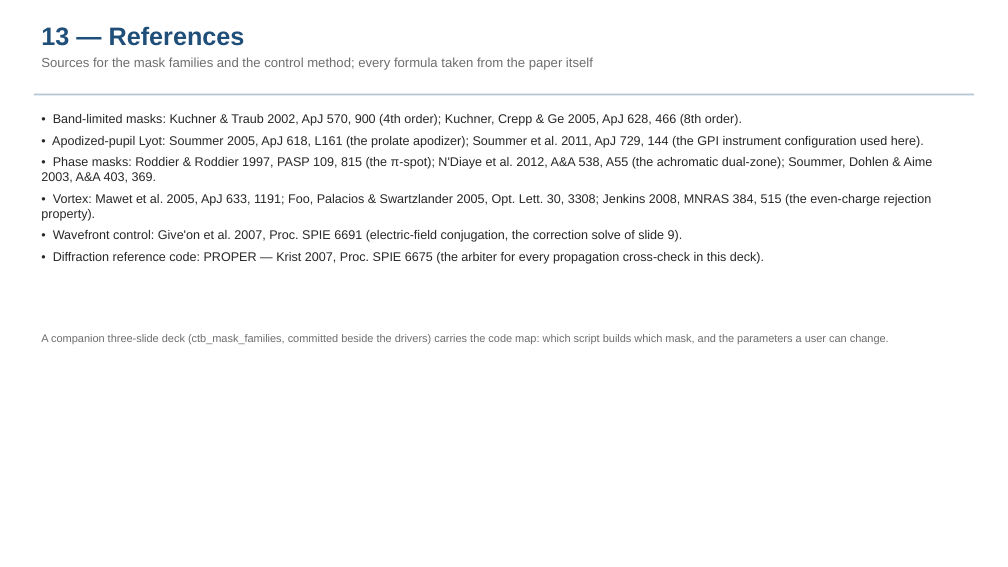
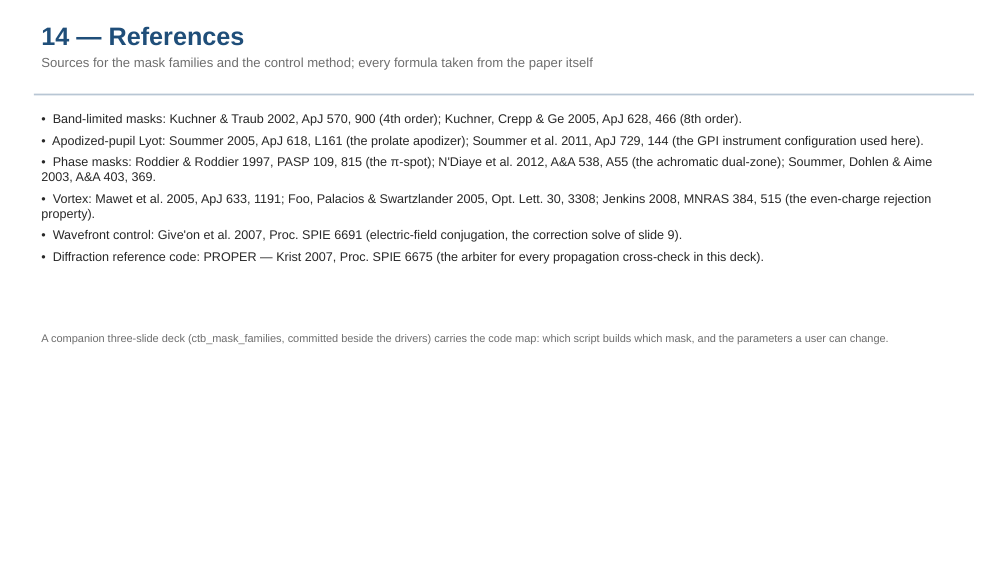
Before and after one commit to nasa-jpl/MACOS_resources, a slide deck: slide 15 of mmacos/templates/30_instruments/bench_ctb/deck_ctb.pptx (slide 14 before the commit). Drawn at 1008x567 pixels with LibreOffice and Linux fonts; fonts in the diff are those of the drawing. Boxes give left, top, right and bottom in pixels: in the first picture for what was removed or moved away, otherwise in the second. Text is boxed around its words. In the diff, an @@ line names an element or a change of style, - is before the commit and + after.

```diff
--- a/mmacos/templates/30_instruments/bench_ctb/deck_ctb.pptx
+++ b/mmacos/templates/30_instruments/bench_ctb/deck_ctb.pptx
@@ text at (x1=41, y1=26, x2=245, y2=46): text changed @@
-13 — References
+14 — References
```
Also in this commit, not shown: 3 other slides changed, 1 slide added, 6 other files.
